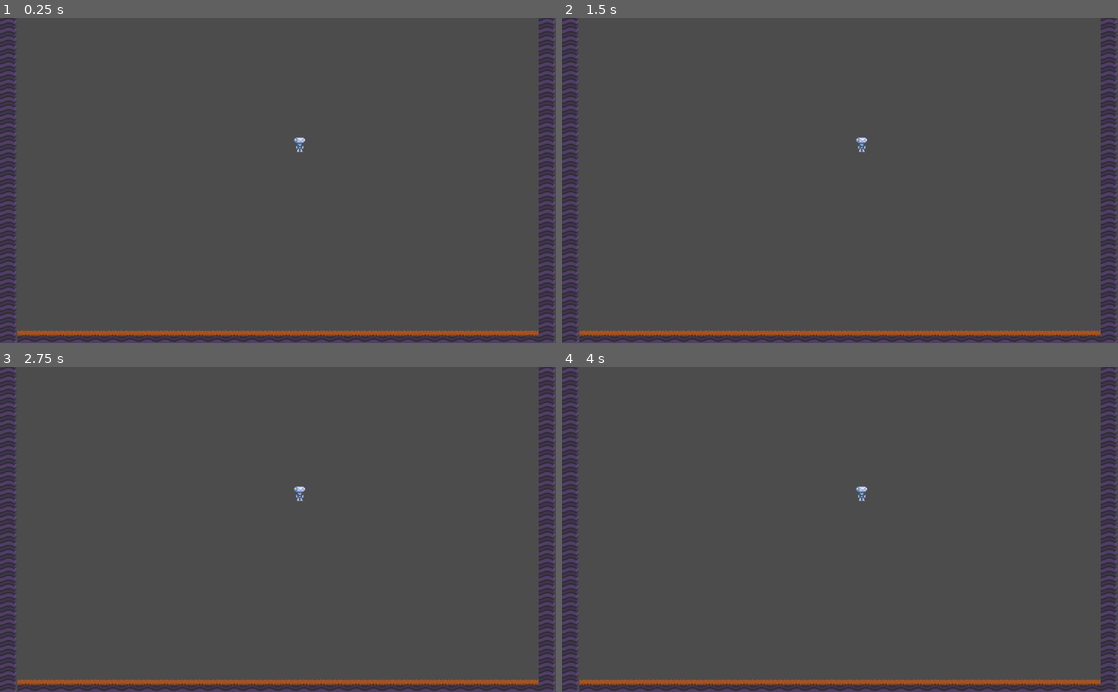
Above: before the commit, frames 1-4 (two rows, left to right).
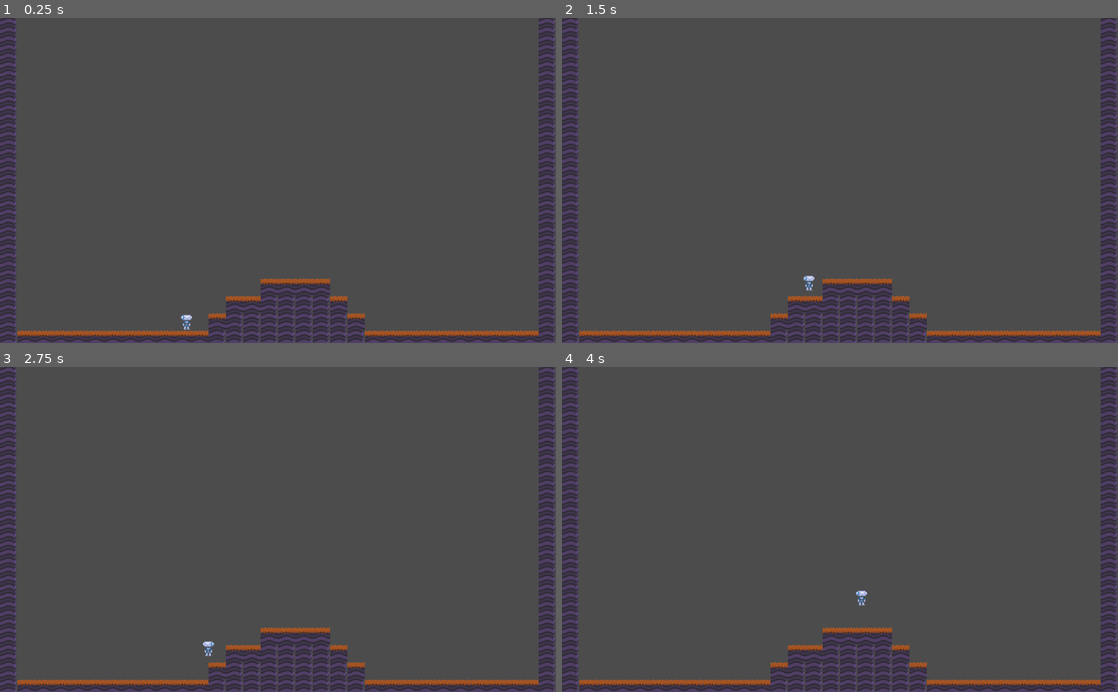
Above: after the commit, the same moments.

Repository: hansi-c/pastashooter
Game: Godot game, scene res://src/Main/Game.tscn
Two runs of this game, one before a commit and one after it. Both use one fixed random seed, a clock stepped at 60 frames per second and the inputs below.
Inputs:
- Up to frame 1 (0.25 s): no input
- Up to frame 2 (1.5 s): tap Enter at 0.5 s; hold D (move_right, bound only after the commit) from 0.53 s (still down); tap W (jump, bound only after the commit) at 0.6, 0.77, 1.07, 1.35 s
- Up to frame 3 (2.75 s): tap W (jump, bound only after the commit) at 1.52, 1.82, 2.1 s; release D (move_right, bound only after the commit) at 2.03 s; hold A (move_left, bound only after the commit) from 2.03 s (still down)
- Up to frame 4 (4 s): tap Space at 2.75 s; release A (move_left, bound only after the commit) at 2.78 s; hold D (move_right, bound only after the commit) from 2.78 s (still down); tap W (jump, bound only after the commit) at 2.85, 3.02, 3.32, 3.6, 3.77 s

The runs differ from the first frame. In frame 1, 2.9% of the frame differs, in the area x 32-66%, y 36-100%; in frame 2, 2.9%; in frame 3, 2.9%; in frame 4, 2.9%.

Commit message:
can control player

Diff:
--- a/project.godot
+++ b/project.godot
@@ -7,6 +7,22 @@
 ;   param=value ; assign values to parameters
 
 config_version=4
+
+_global_script_classes=[ {
+"base": "KinematicBody2D",
+"class": "Actor",
+"language": "GDScript",
+"path": "res://src/Actors/Actor.gd"
+}, {
+"base": "Actor",
+"class": "Player",
+"language": "GDScript",
+"path": "res://src/Actors/Player.gd"
+} ]
+_global_script_class_icons={
+"Actor": "",
+"Player": ""
+}
 
 [application]
 
@@ -21,9 +37,10 @@
 
 [input]
 
-wasd_up={
+jump={
 "deadzone": 0.5,
 "events": [ Object(InputEventKey,"resource_local_to_scene":false,"resource_name":"","device":0,"alt":false,"shift":false,"control":false,"meta":false,"command":false,"pressed":false,"scancode":87,"unicode":0,"echo":false,"script":null)
+, Object(InputEventKey,"resource_local_to_scene":false,"resource_name":"","device":0,"alt":false,"shift":false,"control":false,"meta":false,"command":false,"pressed":false,"scancode":32,"unicode":0,"echo":false,"script":null)
  ]
 }
 wasd_down={
@@ -31,12 +48,12 @@
 "events": [ Object(InputEventKey,"resource_local_to_scene":false,"resource_name":"","device":0,"alt":false,"shift":false,"control":false,"meta":false,"command":false,"pressed":false,"scancode":83,"unicode":0,"echo":false,"script":null)
  ]
 }
-wasd_left={
+move_left={
 "deadzone": 0.5,
 "events": [ Object(InputEventKey,"resource_local_to_scene":false,"resource_name":"","device":0,"alt":false,"shift":false,"control":false,"meta":false,"command":false,"pressed":false,"scancode":65,"unicode":0,"echo":false,"script":null)
  ]
 }
-wasd_right={
+move_right={
 "deadzone": 0.5,
 "events": [ Object(InputEventKey,"resource_local_to_scene":false,"resource_name":"","device":0,"alt":false,"shift":false,"control":false,"meta":false,"command":false,"pressed":false,"scancode":68,"unicode":0,"echo":false,"script":null)
  ]
@@ -55,6 +72,7 @@
 [physics]
 
 common/enable_pause_aware_picking=true
+2d/default_gravity=900
 
 [rendering]
 
--- /dev/null
+++ b/src/Actors/Actor.gd
@@ -0,0 +1,18 @@
+class_name Actor
+extends KinematicBody2D
+
+# Both the Player and Enemy inherit this scene as they have shared behaviours
+# such as speed and are affected by gravity.
+
+
+export var speed = Vector2(150.0, 350.0)
+onready var gravity = ProjectSettings.get("physics/2d/default_gravity")
+
+const FLOOR_NORMAL = Vector2.UP
+
+var _velocity = Vector2.ZERO
+
+# _physics_process is called after the inherited _physics_process function.
+# This allows the Player and Enemy scenes to be affected by gravity.
+func _physics_process(delta):
+	_velocity.y += gravity * delta
--- /dev/null
+++ b/src/Actors/Player.gd
@@ -0,0 +1,113 @@
+class_name Player
+extends Actor
+
+
+# warning-ignore:unused_signal
+signal collect_coin()
+
+const FLOOR_DETECT_DISTANCE = 20.0
+
+export(String) var action_suffix = ""
+
+#onready var platform_detector = $PlatformDetector
+onready var sprite = $Sprite
+
+
+
+
+# Physics process is a built-in loop in Godot.
+# If you define _physics_process on a node, Godot will call it every frame.
+
+# We use separate functions to calculate the direction and velocity to make this one easier to read.
+# At a glance, you can see that the physics process loop:
+# 1. Calculates the move direction.
+# 2. Calculates the move velocity.
+# 3. Moves the character.
+# 4. Updates the sprite direction.
+# 5. Shoots bullets.
+# 6. Updates the animation.
+
+# Splitting the physics process logic into functions not only makes it
+# easier to read, it help to change or improve the code later on:
+# - If you need to change a calculation, you can use Go To -> Function
+#   (Ctrl Alt F) to quickly jump to the corresponding function.
+# - If you split the character into a state machine or more advanced pattern,
+#   you can easily move individual functions.
+func _physics_process(_delta):
+	var direction = get_direction()
+
+	var is_jump_interrupted = Input.is_action_just_released("jump" + action_suffix) and _velocity.y < 0.0
+	_velocity = calculate_move_velocity(_velocity, direction, speed, is_jump_interrupted)
+
+	var snap_vector = Vector2.ZERO
+	if direction.y == 0.0:
+		snap_vector = Vector2.DOWN * FLOOR_DETECT_DISTANCE
+	var is_on_platform = true#platform_detector.is_colliding()
+	_velocity = move_and_slide_with_snap(
+		_velocity, snap_vector, FLOOR_NORMAL, not is_on_platform, 4, 0.9, false
+	)
+
+	# When the character’s direction changes, we want to to scale the Sprite accordingly to flip it.
+	# This will make Robi face left or right depending on the direction you move.
+	if direction.x != 0:
+		if direction.x > 0:
+			sprite.scale.x = 1
+		else:
+			sprite.scale.x = -1
+
+	# We use the sprite's scale to store Robi’s look direction which allows us to shoot
+	# bullets forward.
+	# There are many situations like these where you can reuse existing properties instead of
+	# creating new variables.
+#	var is_shooting = false
+#	if Input.is_action_just_pressed("shoot" + action_suffix):
+#		is_shooting = gun.shoot(sprite.scale.x)
+#
+#	var animation = get_new_animation(is_shooting)
+#	if animation != animation_player.current_animation and shoot_timer.is_stopped():
+#		if is_shooting:
+#			shoot_timer.start()
+#		animation_player.play(animation)
+
+
+func get_direction():
+	return Vector2(
+		Input.get_action_strength("move_right" + action_suffix) - Input.get_action_strength("move_left" + action_suffix),
+		-1 if is_on_floor() and Input.is_action_just_pressed("jump" + action_suffix) else 0
+	)
+
+
+# This function calculates a new velocity whenever you need it.
+# It allows you to interrupt jumps.
+func calculate_move_velocity(
+		linear_velocity,
+		direction,
+		speed,
+		is_jump_interrupted
+	):
+	var velocity = linear_velocity
+	velocity.x = speed.x * direction.x
+	if direction.y != 0.0:
+		velocity.y = speed.y * direction.y
+	if is_jump_interrupted:
+		# Decrease the Y velocity by multiplying it, but don't set it to 0
+		# as to not be too abrupt.
+		velocity.y *= 0.6
+	return velocity
+
+
+#func get_new_animation(is_shooting = false):
+#	var animation_new = ""
+#	if is_on_floor():
+#		if abs(_velocity.x) > 0.1:
+#			animation_new = "run"
+#		else:
+#			animation_new = "idle"
+#	else:
+#		if _velocity.y > 0:
+#			animation_new = "falling"
+#		else:
+#			animation_new = "jumping"
+#	if is_shooting:
+#		animation_new += "_weapon"
+#	return animation_new
--- a/src/Actors/Player.tscn
+++ b/src/Actors/Player.tscn
@@ -1,19 +1,19 @@
-[gd_scene load_steps=3 format=2]
+[gd_scene load_steps=4 format=2]
 
+[ext_resource path="res://src/Actors/Player.gd" type="Script" id=1]
 [ext_resource path="res://assets/art/player/robot_demo.png" type="Texture" id=2]
 
 [sub_resource type="CapsuleShape2D" id=1]
 height = 9.0
 
-[node name="Player" type="Node2D"]
+[node name="Player" type="KinematicBody2D"]
+script = ExtResource( 1 )
 
-[node name="KinematicBody2D" type="KinematicBody2D" parent="."]
-
-[node name="Sprite" type="Sprite" parent="KinematicBody2D"]
+[node name="Sprite" type="Sprite" parent="."]
 texture = ExtResource( 2 )
 region_enabled = true
 region_rect = Rect2( 64.098, 32.864, 23.908, 31.029 )
 region_filter_clip = true
 
-[node name="CollisionShape2D" type="CollisionShape2D" parent="KinematicBody2D"]
+[node name="CollisionShape2D" type="CollisionShape2D" parent="."]
 shape = SubResource( 1 )
--- a/src/Level/Level.tscn
+++ b/src/Level/Level.tscn
@@ -94,4 +94,4 @@
 tile_set = SubResource( 7 )
 cell_size = Vector2( 32, 32 )
 format = 1
-tile_data = PoolIntArray( 0, 2, 0, 31, 2, 0, 65536, 2, 0, 65 …(353 unchanged characters)… , 2, 0, 917535, 2, 0, 983040, 2, 0, 983071, 2, 0, 1048576, 2, 0, 1048607, 2, 0, 1114112, 2, 0, 1114143, 2, 0, 1179648, 2, 0, 1179649, 0, 0, 1179650, 0, 0, 1179651, 0, 0, 1179652, 0, 0, 1179653, 0, 0, 1179654, 0, 0, 1179655, 0, 0, 1179656, 0, 0, 1179657, 0, 0, 1179658, 0, 0, 1179659, 0, 0, 1179660, 0, 0, 1179661, 0, 0, 1179662, 0, 0, 1179663, 0, 0, 1179664, 0, 0, 1179665, 0, 0, 1179666, 0, 0, 1179667, 0, 0, 1179668, 0, 0, 1179669, 0, 0, 1179670, 0, 0, 11796 …(130 unchanged characters)…
+tile_data = PoolIntArray( 0, 2, 0, 31, 2, 0, 65536, 2, 0, 65 …(353 unchanged characters)… , 2, 0, 917535, 2, 0, 983040, 2, 0, 983055, 0, 0, 983056, 0, 0, 983057, 0, 0, 983058, 0, 0, 983071, 2, 0, 1048576, 2, 0, 1048589, 0, 0, 1048590, 0, 0, 1048591, 2, 0, 1048592, 2, 0, 1048593, 2, 0, 1048594, 2, 0, 1048595, 0, 0, 1048607, 2, 0, 1114112, 2, 0, 1114124, 0, 0, 1114125, 2, 0, 1114126, 2, 0, 1114127, 2, 0, 1114128, 2, 0, 1114129, 2, 0, 1114130, 2, 0, 1114131, 2, 0, 1114132, 0, 0, 1114143, 2, 0, 1179648, 2, 0, 1179649, 0, 0, 1179650, 0, 0, 1179651, 0, 0, 1179652, 0, 0, 1179653, 0, 0, 1179654, 0, 0, 1179655, 0, 0, 1179656, 0, 0, 1179657, 0, 0, 1179658, 0, 0, 1179659, 0, 0, 1179660, 2, 0, 1179661, 2, 0, 1179662, 2, 0, 1179663, 2, 0, 1179664, 2, 0, 1179665, 2, 0, 1179666, 2, 0, 1179667, 2, 0, 1179668, 2, 0, 1179669, 0, 0, 1179670, 0, 0, 11796 …(130 unchanged characters)…
--- a/src/Main/Game.tscn
+++ b/src/Main/Game.tscn
@@ -5,7 +5,7 @@
 
 [node name="Game" type="Node"]
 
-[node name="Player" parent="." instance=ExtResource( 2 )]
-position = Vector2( 552, 234 )
+[node name="Level" parent="." instance=ExtResource( 1 )]
 
-[node name="Level" parent="." instance=ExtResource( 1 )]
+[node name="Player" parent="Level" instance=ExtResource( 2 )]
+position = Vector2( 343.498, 538.278 )
